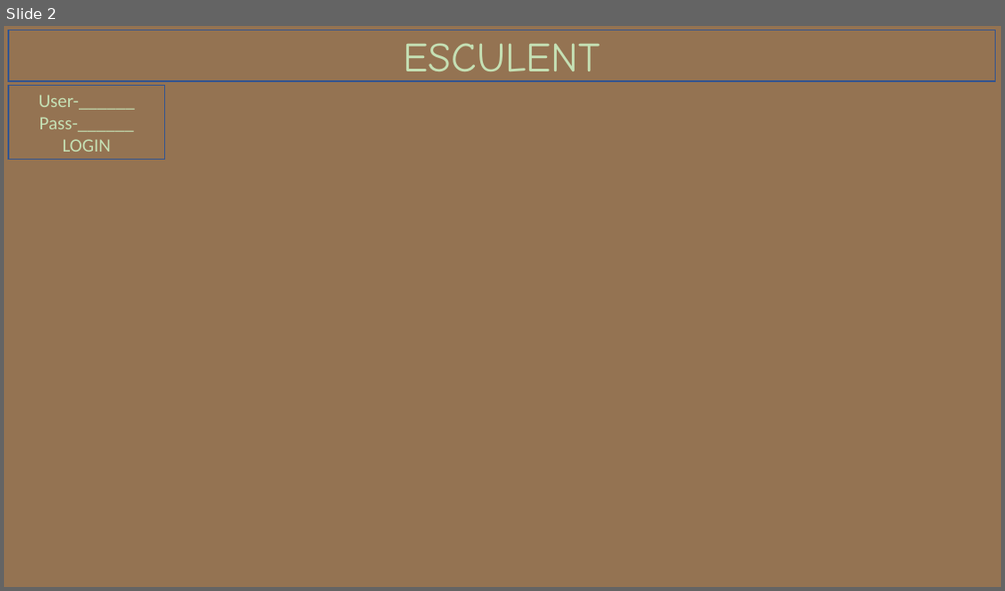
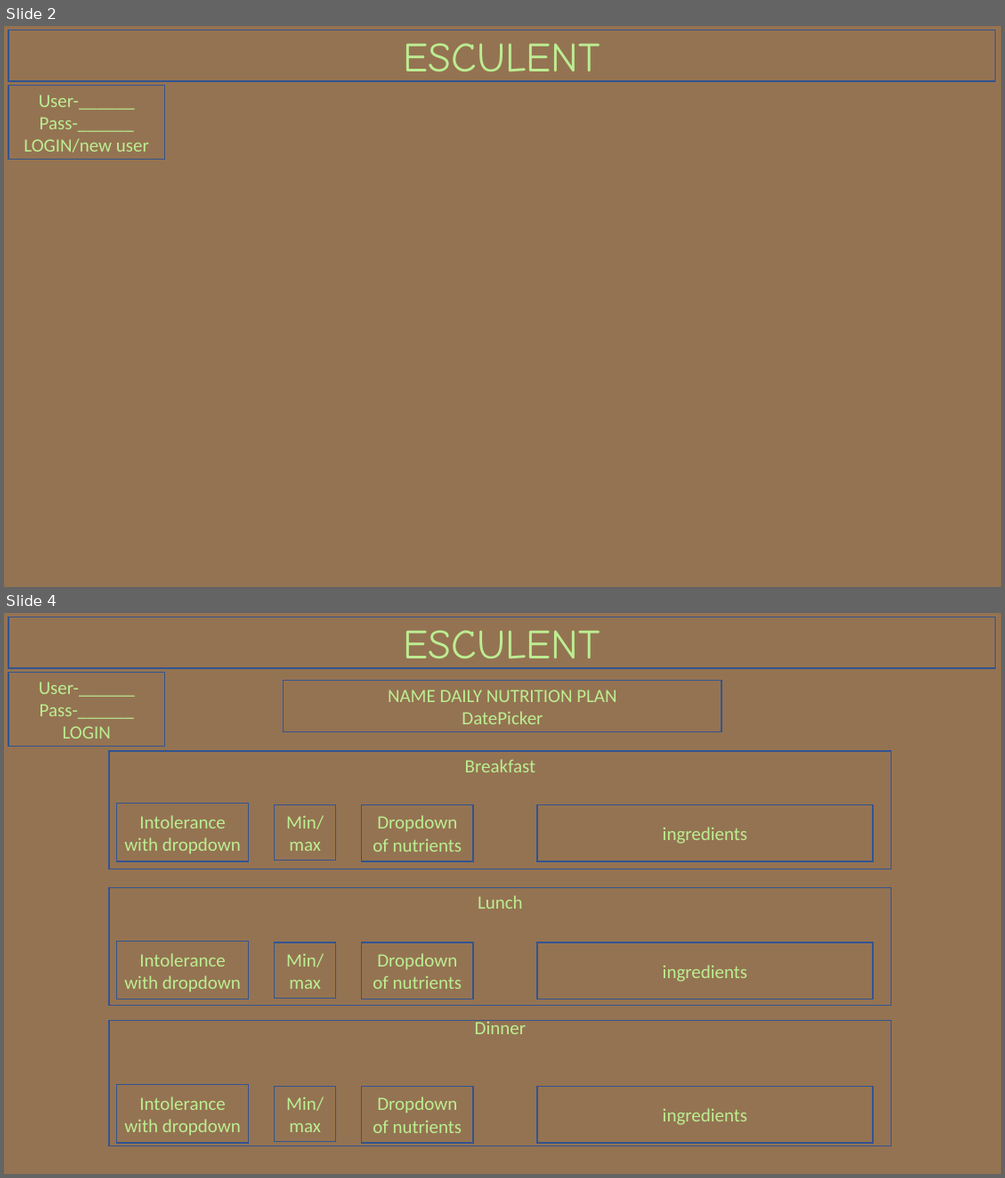
Before and after one commit to Blue-Esculent/Wireframes, a slide deck: ESCULENT.pptx. Shown one above the other, each under a label of ours: slide 2 before the commit, slides 2 and 4 after it; the slides between them are not shown. The pictures are 1005x591 and 1005x1178 pixels, drawn with LibreOffice and Linux fonts; fonts in the diff are those of the drawing. Boxes give left, top, right and bottom in pixels: in the first picture for what was removed or moved away, otherwise in the second. Text is boxed around its words. In the diff, an @@ line names an element or a change of style, - is before the commit and + after.

```diff
--- a/ESCULENT.pptx
+++ b/ESCULENT.pptx
@@ slide 4 added at [4,613,1001,1174], background #947352 @@
@@ rectangle added at [8,617,995,668], fill #947352, outline #325491 1 pt, 40 pt, text #BCED91 @@
+ESCULENT
@@ rectangle added at [8,672,165,747], fill #947352, outline #325491 1 pt, 18 pt, text #BCED91 @@
+User-______
+Pass-______
+LOGIN
@@ rectangle added at [283,681,722,732], fill #947352, outline #325491 1 pt, 18 pt, text #BCED91 @@
+NAME DAILY NUTRITION PLAN
+DatePicker
@@ rectangle added at [109,751,890,868], fill #947352, outline #325491 1 pt, 18 pt, text #BCED91 @@
+Breakfast
@@ rectangle added at [117,803,249,862], fill #947352, outline #325491 1 pt, 18 pt, text #BCED91 @@
+Intolerance with dropdown
@@ rectangle added at [274,804,336,860], fill #947352, outline #325491 1 pt, 18 pt, text #BCED91 @@
+Min/max
@@ rectangle added at [362,804,473,861], fill #947352, outline #325491 1 pt, 18 pt, text #BCED91 @@
+Dropdown of nutrients
@@ rectangle added at [537,804,873,861], fill #947352, outline #325491 1 pt, 18 pt, text #BCED91 @@
+ingredients
@@ rectangle added at [109,887,890,1005], fill #947352, outline #325491 1 pt, 18 pt, text #BCED91 @@
+Lunch
@@ rectangle added at [117,941,249,999], fill #947352, outline #325491 1 pt, 18 pt, text #BCED91 @@
+Intolerance with dropdown
@@ rectangle added at [274,942,336,998], fill #947352, outline #325491 1 pt, 18 pt, text #BCED91 @@
+Min/max
@@ rectangle added at [362,942,473,999], fill #947352, outline #325491 1 pt, 18 pt, text #BCED91 @@
+Dropdown of nutrients
@@ rectangle added at [537,942,873,999], fill #947352, outline #325491 1 pt, 18 pt, text #BCED91 @@
+ingredients
@@ rectangle added at [109,1021,890,1146], fill #947352, outline #325491 1 pt, 18 pt, text #BCED91 @@
+Dinner
@@ rectangle added at [117,1085,249,1143], fill #947352, outline #325491 1 pt, 18 pt, text #BCED91 @@
+Intolerance with dropdown
@@ rectangle added at [274,1086,336,1142], fill #947352, outline #325491 1 pt, 18 pt, text #BCED91 @@
+Min/max
@@ rectangle added at [362,1086,473,1143], fill #947352, outline #325491 1 pt, 18 pt, text #BCED91 @@
+Dropdown of nutrients
@@ rectangle added at [537,1086,873,1143], fill #947352, outline #325491 1 pt, 18 pt, text #BCED91 @@
+ingredients
@@ slide 2 changed as well @@
@@ rectangle "ESCULENT" at [8,30,995,81]: text colour #C5E0B4 to #BCED91 @@
@@ text in rectangle at [39,95,135,132]: text colour #C5E0B4 to #BCED91 in "User-______", "Pass-______" @@
@@ text in rectangle at [24,138,149,152]: text changed; text colour #C5E0B4 to #BCED91 @@
-LOGIN
+LOGIN/new user
```
Also in this commit, not shown: 4 other slides changed, 3 other slides added.
